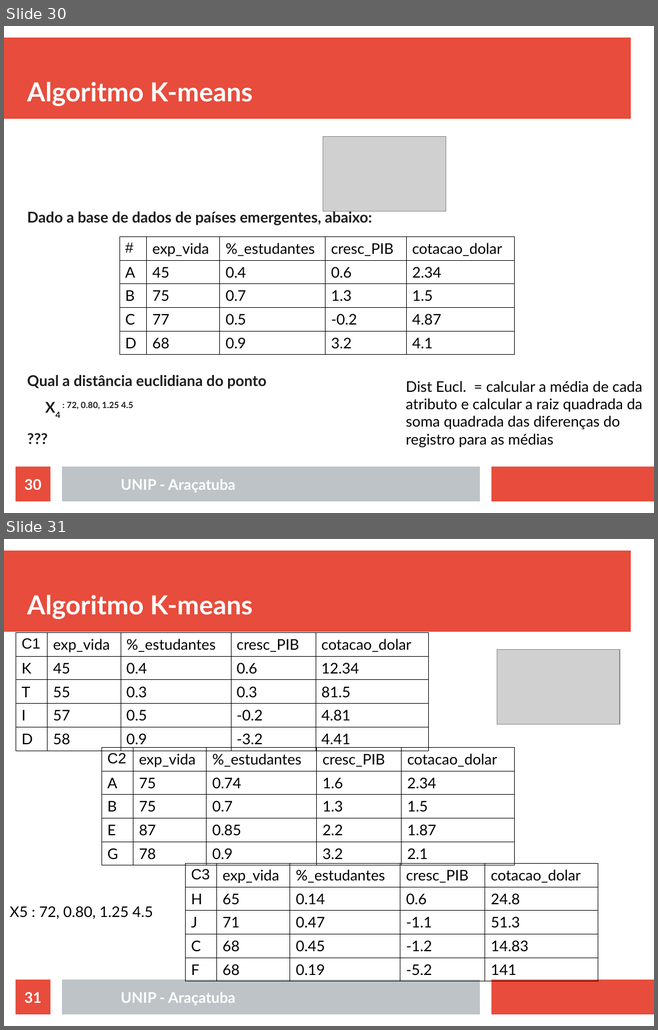
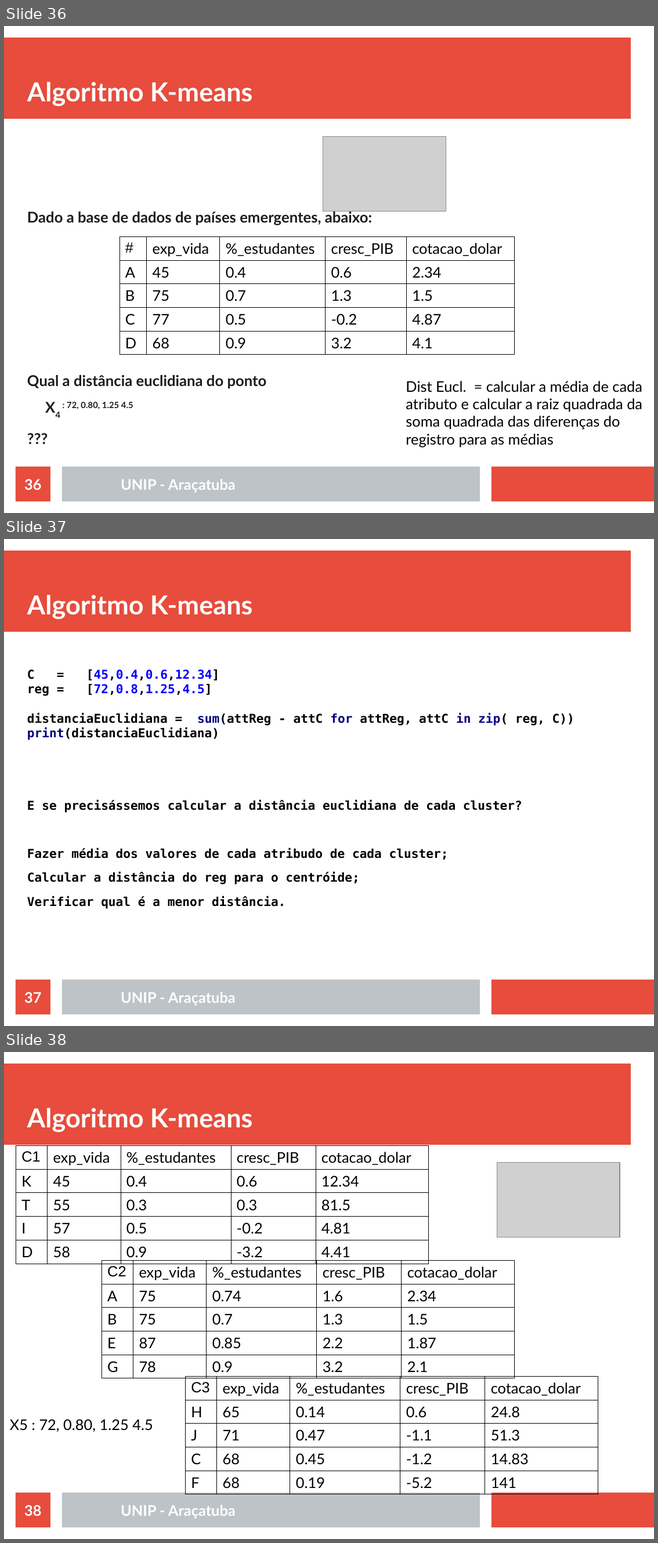
Before and after one commit to rafaelstojoao/pos-unip, a slide deck: [2020][modulo][Machine_Learning]/[aula]02[Agrupamento].odp. Shown one above the other, each under a label of ours: slides 30 and 31 before the commit, slides 36, 37 and 38 after it. The pictures are 658x1030 and 658x1543 pixels, drawn with LibreOffice and Linux fonts; fonts in the diff are those of the drawing; grey boxes stand for pictures. Boxes give left, top, right and bottom in pixels: in the first picture for what was removed or moved away, otherwise in the second. Text is boxed around its words. In the diff, an @@ line names an element or a change of style, - is before the commit and + after.

```diff
--- a/[2020][modulo][Machine_Learning]/[aula]02[Agrupamento].odp
+++ b/[2020][modulo][Machine_Learning]/[aula]02[Agrupamento].odp
@@ slide 37 added at [4,539,654,1026], background #FFFFFF; not listed: 3 template elements that a slide beside it also shows @@
@@ title added at [27,595,253,619], 32 pt, text #FFFFFF, bold @@
+Algoritmo K-means
@@ text added at [27,669,574,909], 15 pt, text #000000, bold @@
+C = [45,0.4,0.6,12.34]
+reg = [72,0.8,1.25,4.5]
+distanciaEuclidiana = sum(attReg - attC for attReg, attC in zip( reg, C))
+print(distanciaEuclidiana)
+E se precisássemos calcular a distância euclidiana de cada cluster?
+Fazer média dos valores de cada atribudo de cada cluster;
+Calcular a distância do reg para o centróide;
+Verificar qual é a menor distância.
@@ page number added at [16,980,50,1015], fill #E74C3C, 18 pt, text #FFFFFF, bold @@
+37
@@ text added at [121,992,235,1005], 18 pt, text #FFFFFF, bold @@
+UNIP - Araçatuba
@@ what was slide 30 is now slide 36 @@
@@ page number at [24,479,41,490]: text changed @@
-30
+36
@@ what was slide 31 is now slide 38 @@
@@ page number at [24,1505,41,1516]: text changed @@
-31
+38
```
Also in this commit, not shown: 10 slides changed, 7 other slides added, 1 other file.
